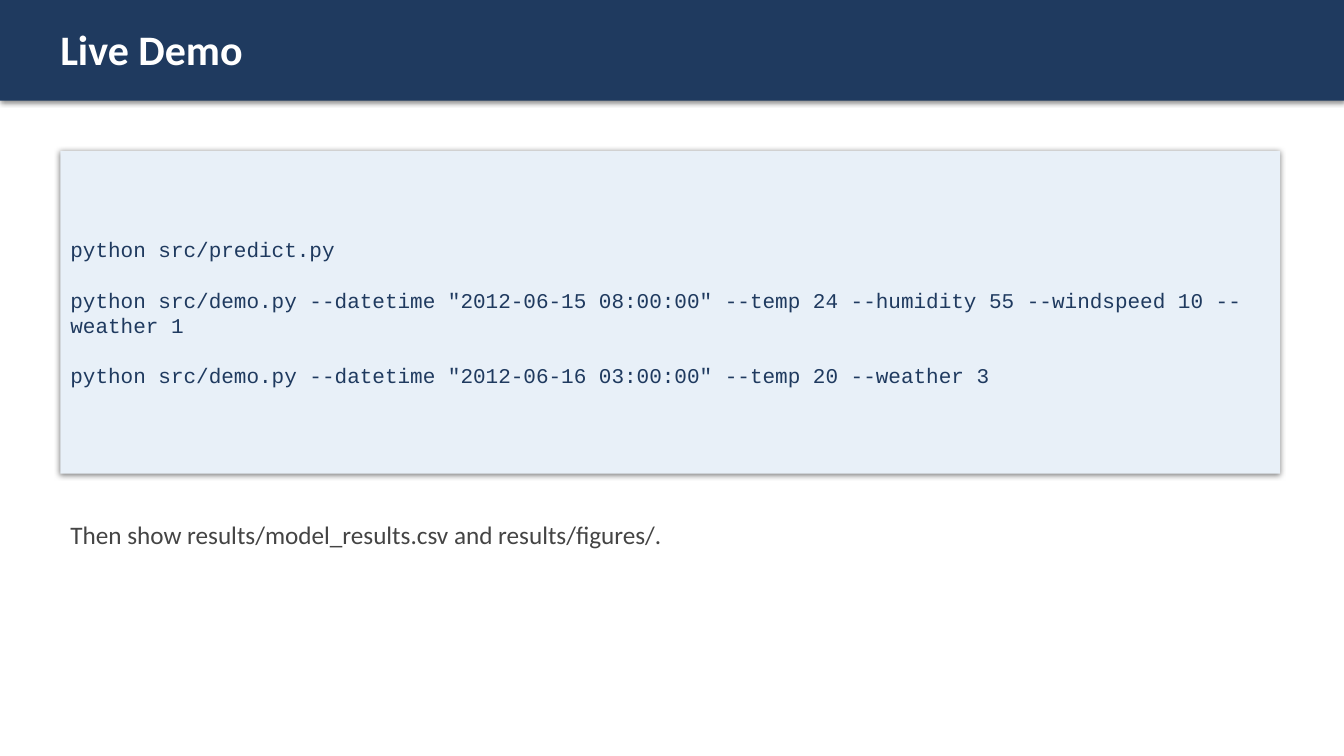
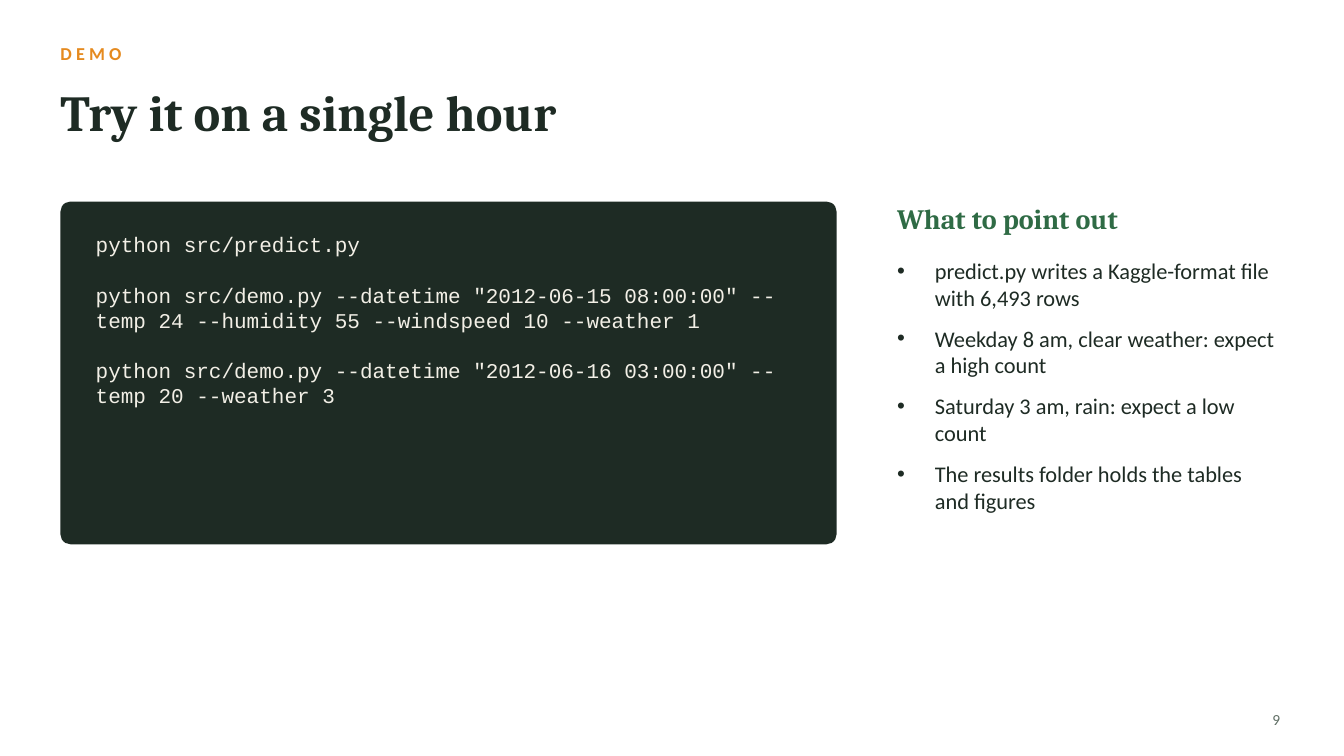
Before and after one commit to sauravs2006-max/Forecasting-Bike-Rental-Demand-ML-MINIPROJ, a slide deck: slide 9 of docs/presentation.pptx. Drawn at 1344x756 pixels with LibreOffice and Linux fonts; fonts in the diff are those of the drawing. Boxes give left, top, right and bottom in pixels: in the first picture for what was removed or moved away, otherwise in the second. Text is boxed around its words. In the diff, an @@ line names an element or a change of style, - is before the commit and + after.

```diff
--- a/docs/presentation.pptx
+++ b/docs/presentation.pptx
@@ rectangle removed at (0,0,1344,101) @@
@@ text removed at (60,35,242,66) @@
-Live Demo
@@ text added at (60,48,121,60), 13 pt, text #E58A1F, bold @@
+DEMO
@@ title added at (60,96,557,142), 36 pt, text #1E2B24, bold @@
+Try it on a single hour
@@ rounded rectangle added at (60,202,837,544), fill #1E2B24 @@
@@ text added at (897,209,1118,235), 20 pt, text #2F6B45, bold @@
+What to point out
@@ text "python src/predict.py": place and size @@
-text "python src/predict.py" at (60,151,1280,474)
+text "python src/predict.py" at (96,237,737,408)
@@ text "python src/predict.py" at (96,237,737,408): text colour #1F3A5F to #F2EFE6; vertical alignment middle to top; fill #E8F0F8 to none; shadow off @@
@@ text added at (935,263,1274,513), 16 pt, text #1E2B24 @@
+• predict.py writes a Kaggle-format file with 6,493 rows
+• Weekday 8 am, clear weather: expect a high count
+• Saturday 3 am, rain: expect a low count
+• The results folder holds the tables and figures
@@ text removed at (70,526,661,549) @@
-Then show results/model_results.csv and results/figures/.
@@ page number added at (1272,715,1280,725), 11 pt, text #5F6E64 @@
+9
```
Also in this commit, not shown: 6 other slides changed, 3 slides added, 3 slides removed.
